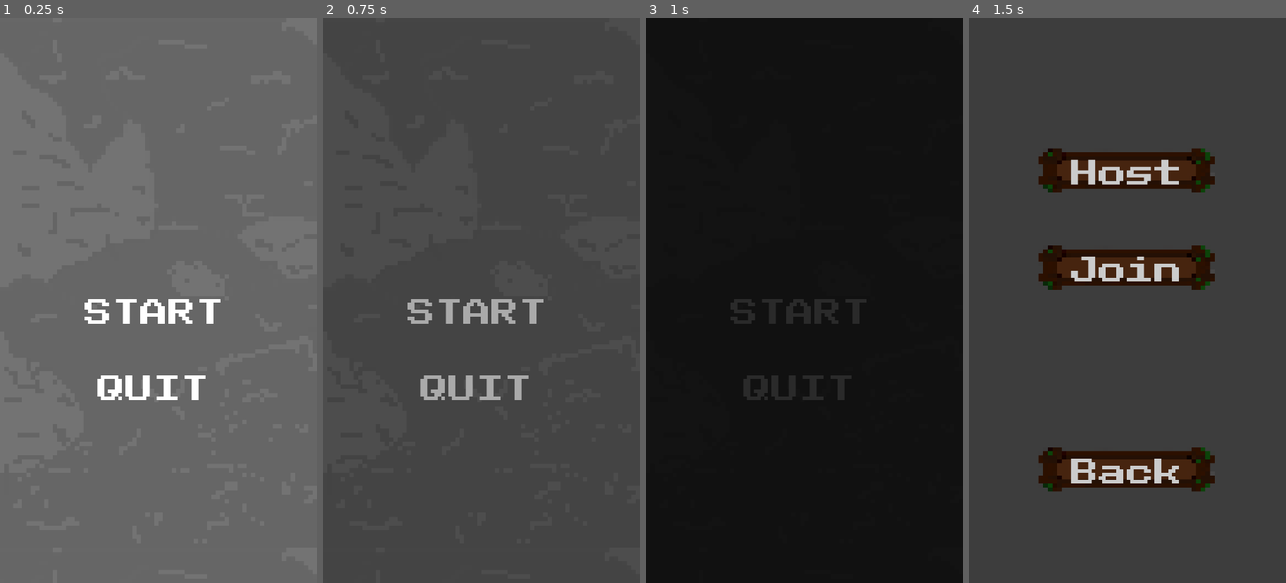
Above: before the commit, frames 1-4 (left to right).
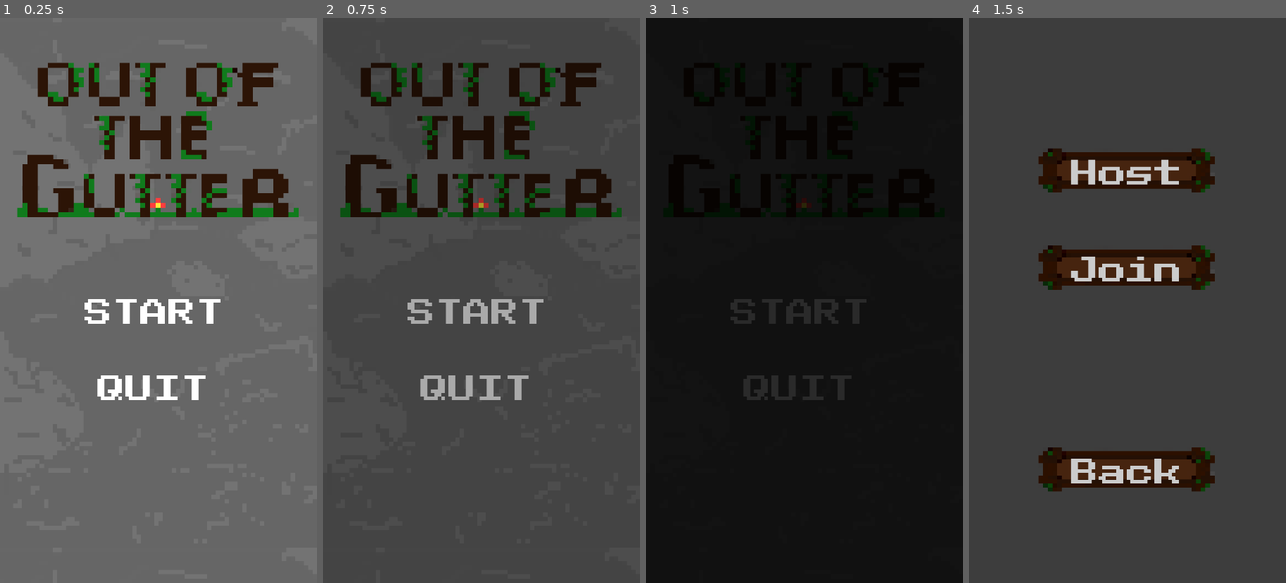
Above: after the commit, the same moments.

Repository: Koloss0/Out-Of-The-Gutter
Game: Godot game, scene res://Scenes/title_page.tscn
Two runs of this game, one before a commit and one after it. Both use one fixed random seed, a clock stepped at 60 frames per second and the inputs below.
Inputs (mouse positions are in pixels of both pictures, inside the frame that each line leads up to):
- Up to frame 1 (0.25 s): no input
- Up to frame 2 (0.75 s): click "START" at 0.5 s
- Up to frame 3 (1 s): no input
- Up to frame 4 (1.5 s): move the mouse to (1197, 272) at 1.27 s; click (1197, 272) at 1.42 s

The runs differ from the first frame. In frame 1, 8.3% of the frame differs, in the area x 5-95%, y 7-36%; in frame 2, 8.2%; in frame 3, less than 0.1%; in frame 4, nothing differs.

Commit message:
Added title

Diff:
--- a/Autoloads/music_player.tscn
+++ b/Autoloads/music_player.tscn
@@ -1,9 +1,11 @@
-[gd_scene load_steps=5 format=3 uid="uid://dynm24vcgkmr6"]
+[gd_scene load_steps=7 format=3 uid="uid://dynm24vcgkmr6"]
 
 [ext_resource type="Script" path="res://Scripts/MusicPlayer.gd" id="1_7fi2i"]
 [ext_resource type="AudioStream" uid="uid://ds65q3guv0xyn" path="res://Art/Music/MainMenuMusicSJ.mp3" id="2_l1dp2"]
 [ext_resource type="AudioStream" uid="uid://cbrmbq1o5ivkg" path="res://Art/Music/ActualGameMusicSJ.mp3" id="3_tx5uu"]
 [ext_resource type="AudioStream" uid="uid://b51rwcnlvpb47" path="res://Art/Music/LobbyMusicSJ.mp3" id="4_jurnf"]
+[ext_resource type="AudioStream" uid="uid://c0dv0a3e1mwdx" path="res://Art/Music/JumpEffect.mp3" id="5_ggbmu"]
+[ext_resource type="AudioStream" uid="uid://b1uljv8loq4ko" path="res://Art/Music/FallEffect.mp3" id="6_snef4"]
 
 [node name="MusicPlayer" type="Node"]
 script = ExtResource("1_7fi2i")
@@ -16,3 +18,9 @@
 
 [node name="Lobby" type="AudioStreamPlayer" parent="."]
 stream = ExtResource("4_jurnf")
+
+[node name="Jump" type="AudioStreamPlayer2D" parent="."]
+stream = ExtResource("5_ggbmu")
+
+[node name="Fall" type="AudioStreamPlayer2D" parent="."]
+stream = ExtResource("6_snef4")
--- a/Scenes/title_page.tscn
+++ b/Scenes/title_page.tscn
@@ -1,9 +1,10 @@
-[gd_scene load_steps=6 format=3 uid="uid://b612srpjtt8mm"]
+[gd_scene load_steps=7 format=3 uid="uid://b612srpjtt8mm"]
 
 [ext_resource type="Script" path="res://Scripts/Start.gd" id="1_nhqit"]
 [ext_resource type="Theme" uid="uid://b8amwfp2xjd5v" path="res://Themes/ui.tres" id="1_nooup"]
 [ext_resource type="Script" path="res://Scripts/TitlePage.gd" id="1_xvnd4"]
 [ext_resource type="Texture2D" uid="uid://bnfubdqfxefer" path="res://Art/sewer_bg.png" id="3_ym7je"]
+[ext_resource type="Texture2D" uid="uid://1xcpfnd0omw7" path="res://Art/MainPageBJ.png" id="5_3tyg3"]
 
 [sub_resource type="CanvasItemMaterial" id="CanvasItemMaterial_b60gh"]
 
@@ -69,5 +70,14 @@
 horizontal_alignment = 1
 vertical_alignment = 1
 
+[node name="TextureRect2" type="TextureRect" parent="."]
+texture_filter = 1
+layout_mode = 0
+offset_left = 59.0
+offset_top = 153.0
+offset_right = 1018.0
+offset_bottom = 677.0
+texture = ExtResource("5_3tyg3")
+
 [connection signal="pressed" from="Start" to="." method="_on_start_pressed"]
 [connection signal="pressed" from="Quit" to="." method="_on_quit_pressed"]
